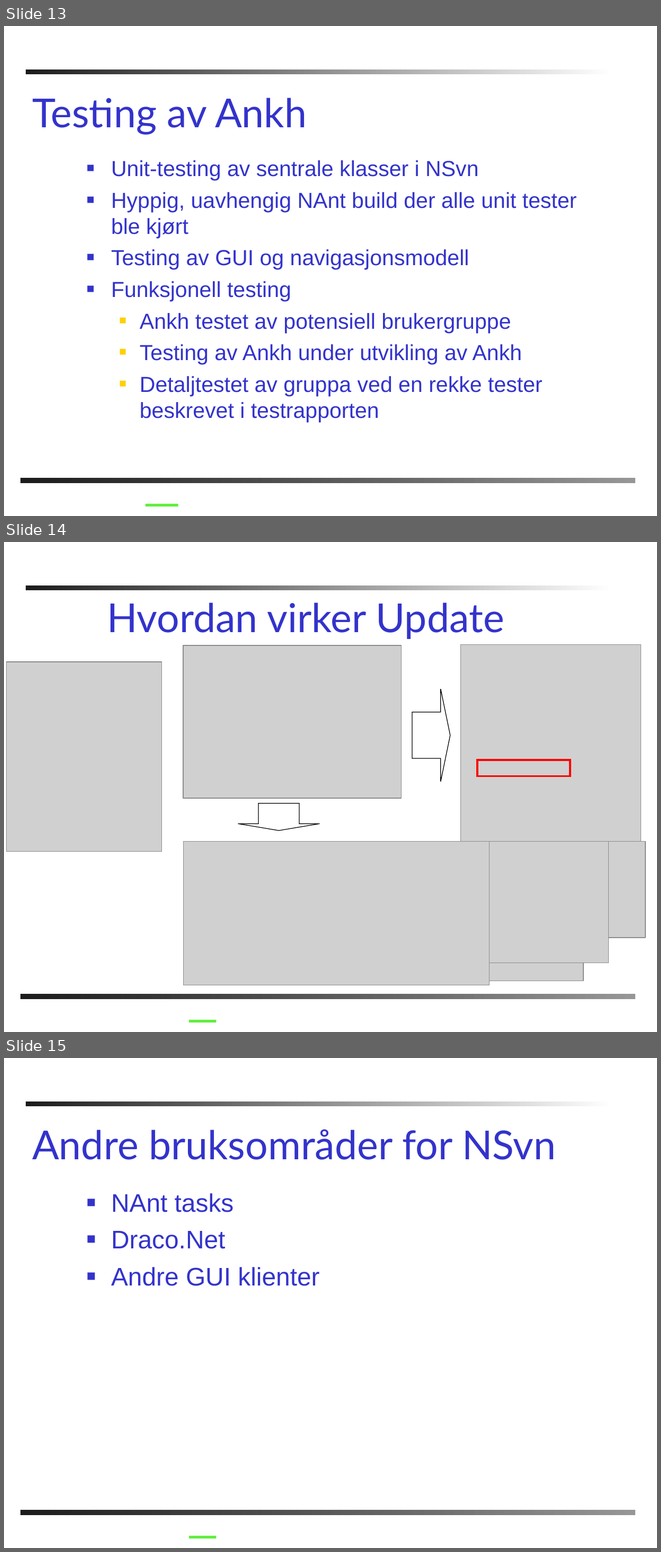
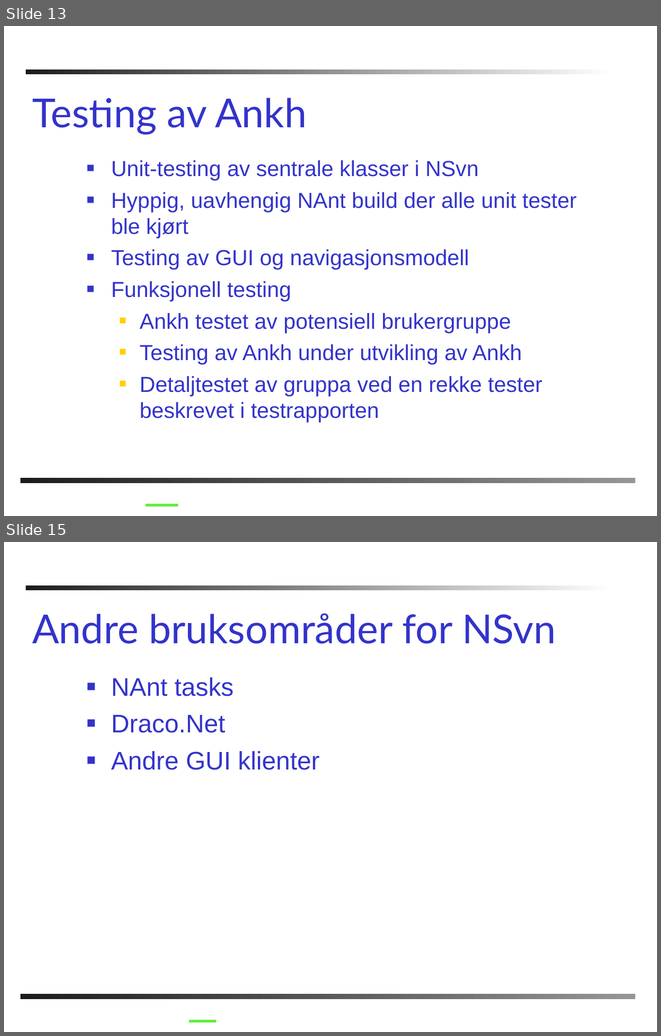
Before and after one commit to chucker/AnkhSVN, a slide deck: doc/powerpoint/Subversion_addin_for_VS.NET.ppt. Shown one above the other, each under a label of ours: slides 13, 14 and 15 before the commit, slides 13 and 15 after it; the slides between them are not shown. The pictures are 661x1552 and 661x1036 pixels, drawn with LibreOffice and Linux fonts; fonts in the diff are those of the drawing; grey boxes stand for pictures; background and template pictures are left out. Boxes give left, top, right and bottom in pixels: in the first picture for what was removed or moved away, otherwise in the second. Text is boxed around its words. In the diff, an @@ line names an element or a change of style, - is before the commit and + after.

```diff
--- a/doc/powerpoint/Subversion_addin_for_VS.NET.ppt
+++ b/doc/powerpoint/Subversion_addin_for_VS.NET.ppt
@@ slide 14 removed at (4,542,657,1032), background #FFFFFF; not listed: 2 template elements that a slide beside it also shows @@
@@ text removed at (107,602,504,639) @@
-Hvordan virker Update
@@ picture removed at (183,645,401,798) @@
@@ picture removed at (460,644,641,841) @@
@@ picture removed at (7,661,162,851) @@
@@ right arrow removed at (412,689,450,782) @@
@@ rectangle removed at (477,759,570,776) @@
@@ down arrow removed at (238,803,319,831) @@
@@ picture removed at (184,841,489,985) @@
@@ picture removed at (189,841,503,950) @@
@@ picture removed at (189,841,592,893) @@
@@ picture removed at (189,841,645,937) @@
@@ picture removed at (189,841,583,980) @@
@@ picture removed at (189,841,608,962) @@
@@ line removed from (189, 1021) to (216, 1021) @@
```
Also in this commit, not shown: 2 slides changed, 2 slides added, 1 other file.
